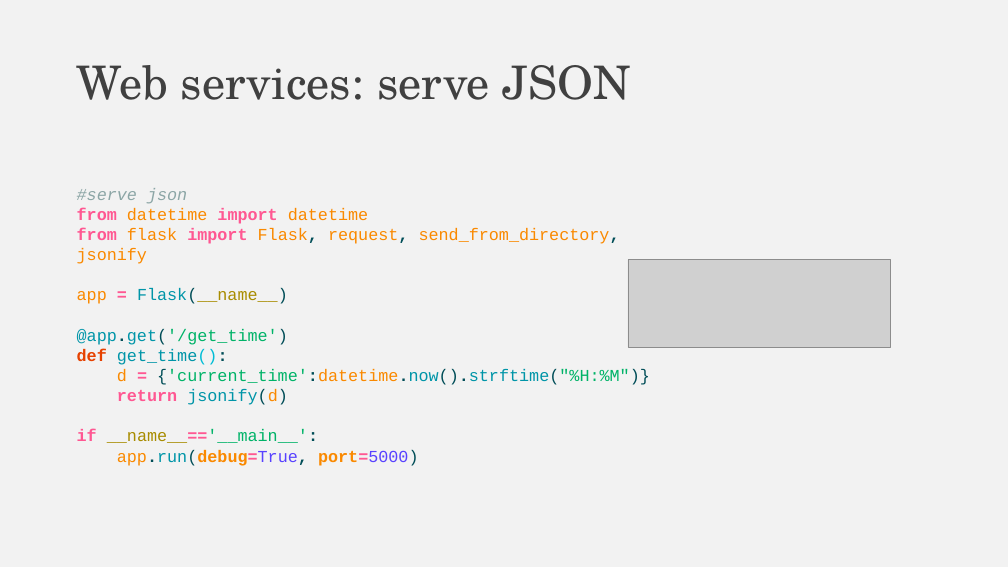
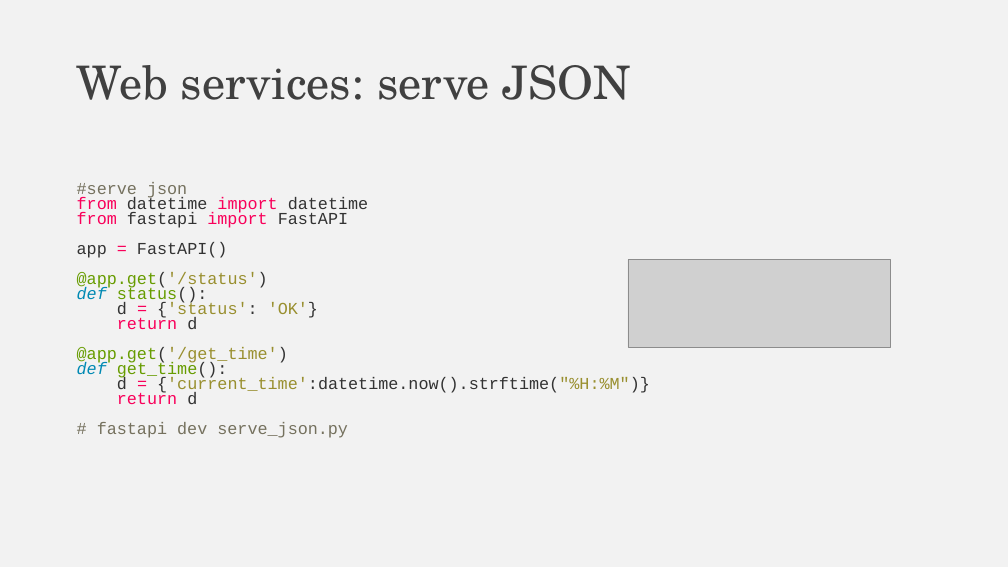
Before and after one commit to falconair/ProgrammingForAnalytics, a slide deck: slide 37 of lectures/075_web_under_the_hood/The web, under the hood.pptx (slide 35 before the commit). Drawn at 1008x567 pixels with LibreOffice and Linux fonts; fonts in the diff are those of the drawing; grey boxes stand for pictures. Boxes give left, top, right and bottom in pixels: in the first picture for what was removed or moved away, otherwise in the second. Text is boxed around its words. In the diff, an @@ line names an element or a change of style, - is before the commit and + after.

Commit message:
Changes Flask to FastAPI for web services lecture

```diff
--- a/lectures/075_web_under_the_hood/The web, under the hood.pptx
+++ b/lectures/075_web_under_the_hood/The web, under the hood.pptx
@@ text at box(77, 182, 650, 395): text colour #8CA6A6 to #75715E, italic off in "#serve json"; text colour #FF5792 to #F9005A in "from import", "="; text colour #FA8900 to #333333 in "datetime datetime", "d {'current_time':datetime.now().strftime("%H:%M")}"; bold off in "from import", "@app.get('/get_time')", "def get_time():", "= {'current_time':datetime.now().strftime("%H:%M")}"; text colour #0095A8 to #679C00 in "@app.get('/get_time')", "get_time():"; text colour #004D57 to #679C00 in "@app.get('/get_time')"; text colour #004D57 to #333333 in "@app.get('/get_time')", "get_time():", "{'current_time':datetime.now().strftime("%H:%M")}"; text colour #00B368 to #998F2F in "@app.get('/get_time')", "{'current_time':datetime.now().strftime("%H:%M")}"; text colour #E64100 to #0089B3, italic on in "def"; text colour #00BDD6 to #333333 in "get_time():"; text colour #0095A8 to #333333 in "{'current_time':datetime.now().strftime("%H:%M")}"; line spacing 1 to 14.2pt @@
@@ text at box(77, 212, 348, 329): text changed; text colour #FA8900 to #333333 @@
-from flask import Flask, request, send_from_directory, jsonify
-app = Flask(__name__)
+from fastapi import FastAPI
+app = FastAPI()
+@app.get('/status')
+def status():
+d = {'status': 'OK'}
+return d
@@ text at box(97, 392, 348, 438): text changed; text colour #FA8900 to #75715E @@
-return jsonify(d)
-if __name__=='__main__':
-app.run(debug=True, port=5000)
+return d
+# fastapi dev serve_json.py
```
Also in this commit, not shown: 8 other slides changed, 7 slides added, 1 slide removed, 4 other files.
